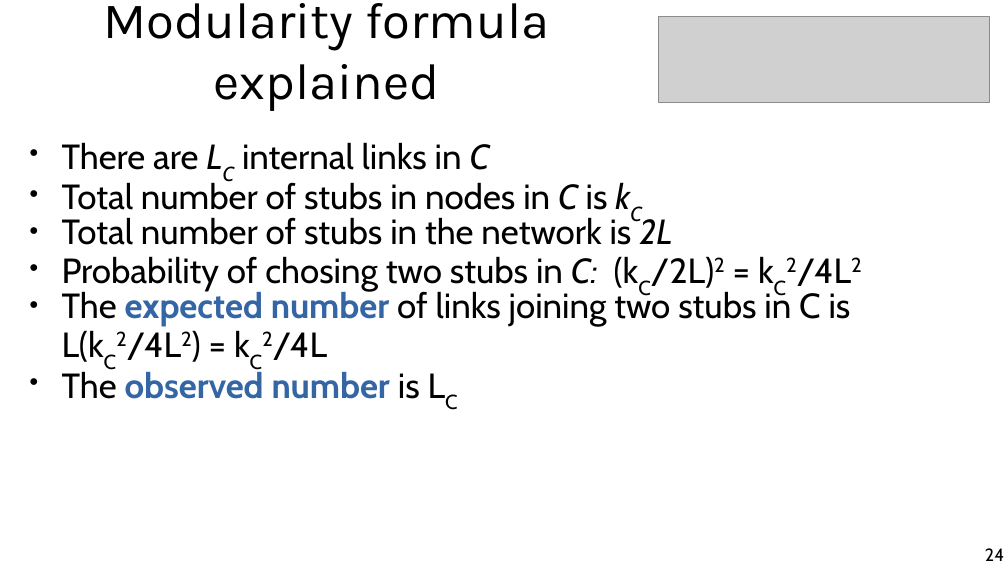
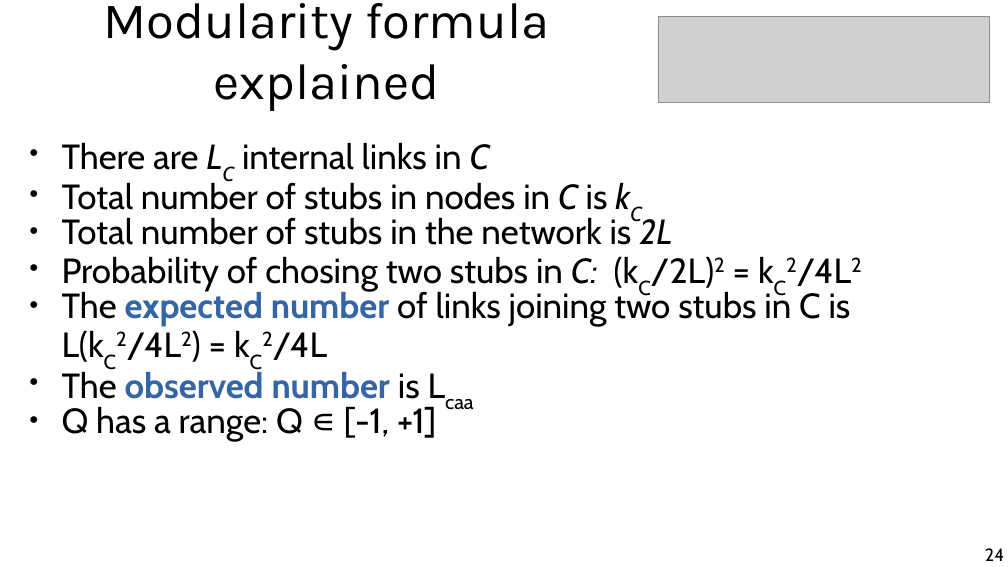
Before and after one commit to chatox/networks-science-course, a slide deck: slide 24 of theory/odp/tt21-finding_communities.odp. Drawn at 1008x567 pixels with LibreOffice and Linux fonts; fonts in the diff are those of the drawing; grey boxes stand for pictures. Boxes give left, top, right and bottom in pixels: in the first picture for what was removed or moved away, otherwise in the second. Text is boxed around its words. In the diff, an @@ line names an element or a change of style, - is before the commit and + after.

```diff
--- a/theory/odp/tt21-finding_communities.odp
+++ b/theory/odp/tt21-finding_communities.odp
@@ text at (62, 368, 436, 440): text changed; text colour #3465A4 to #000000; bold off @@
-● The observed number is LC
+● The observed number is Lcaa
+● Q has a range: Q ∊ [-1, +1]
```
Also in this commit, not shown: 2 other slides changed, 1 other file.
